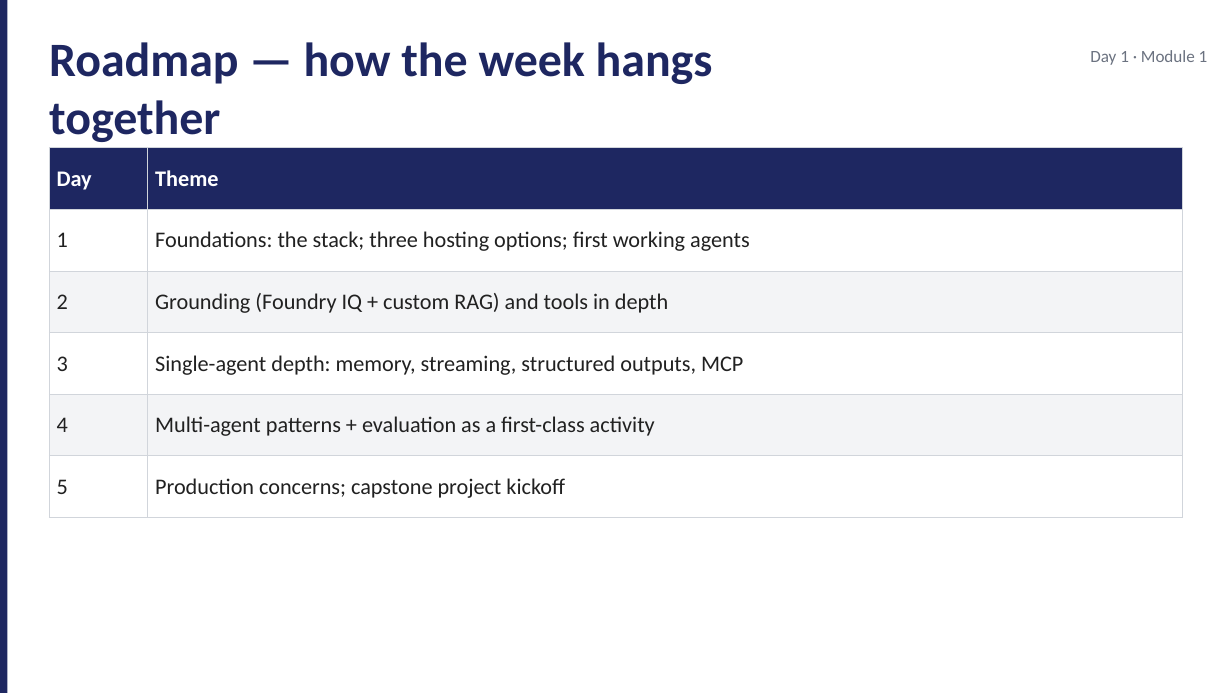
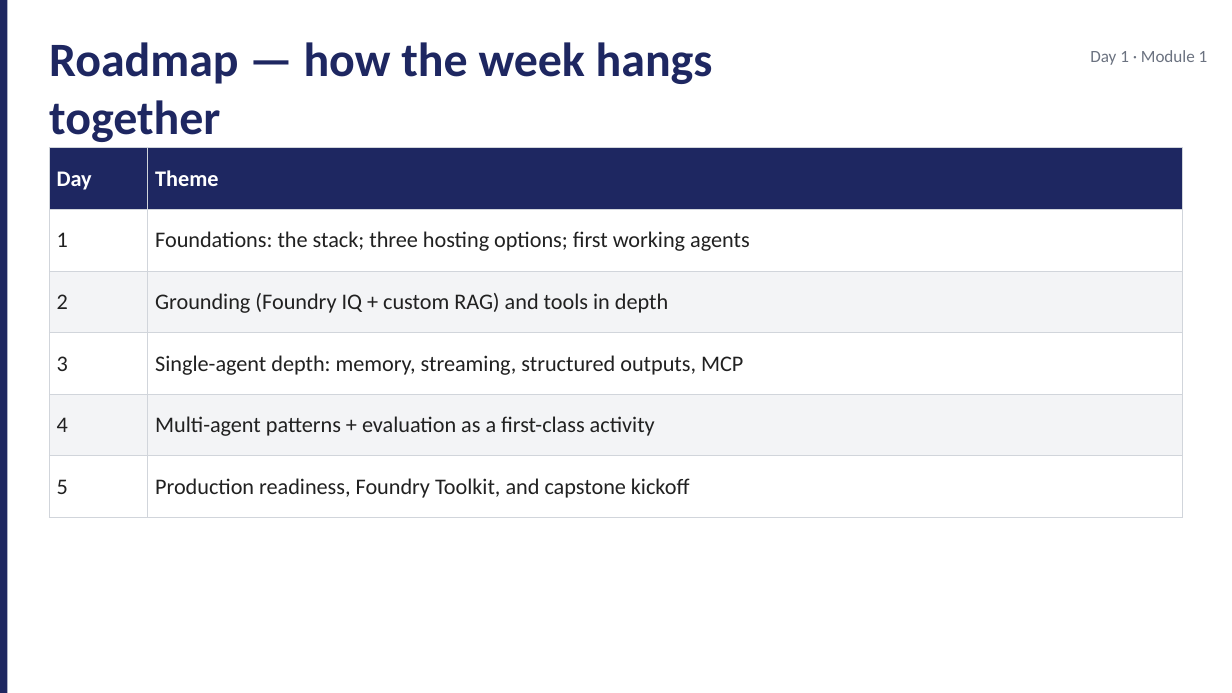
Before and after one commit to JimPiquant/Building-AI-Apps-and-Agents, a slide deck: slide 13 of decks/day1/module-1-landscape.pptx. Drawn at 1232x693 pixels with LibreOffice and Linux fonts; fonts in the diff are those of the drawing. Boxes give left, top, right and bottom in pixels: in the first picture for what was removed or moved away, otherwise in the second. Text is boxed around its words. In the diff, an @@ line names an element or a change of style, - is before the commit and + after.

```diff
--- a/decks/day1/module-1-landscape.pptx
+++ b/decks/day1/module-1-landscape.pptx
@@ table at <box>49,148,1183,502</box> @@
-row 6, column 2: Production concerns; capstone project kickoff
+row 6, column 2: Production readiness, Foundry Toolkit, and capstone kickoff
```
Also in this commit, not shown: 42 other files.
